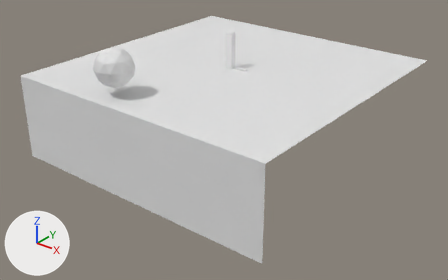
Two versions of the Blender file etc/level_blend_files/dungeon1_blockout.blend, one commit apart.
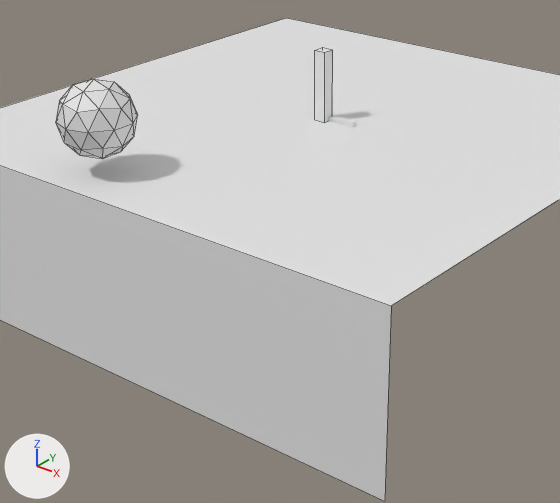
Old and new are each drawn whole from a camera (50 mm lens) standing at (19.85, -25.4, 11.24) and looking at (0.5, -1.21, -3.75) and again close up on the part from 14% to 79% of the width and 2% to 95% of the height. Arrows for +X, +Y and +Z are at lower left; the lights stay in place. The close-ups show mesh edges as thin lines.

The scene before the commit, as lines of its bpy script (objects in view):
```python
me_cube_001 = bpy.data.meshes.new('Cube.001')
me_cube_001.from_pydata(...)  # a box spanning x -0.18..0.18, y -0.18..0.18, z 0.0..2.0
me_icosphere = bpy.data.meshes.new('Icosphere')
me_icosphere.from_pydata(...)  # an icosphere of 80 faces spanning x 0.63..2.53, y -2.61..-0.61, z 0.89..2.89
me_plane = bpy.data.meshes.new('Plane')
me_plane.from_pydata([(-7.9, -7.9, 0.0), (7.9, -7.9, 0.0), (-7.9, 7.9, 0.0), (7.9, 7.9, 0.0), (-7.9, -7.9, -4.7), (7.9, -7.9, -4.7), (-7.9, 7.9, -4.7)], [], [(0, 1, 3, 2), (0, 4, 5, 1), (2, 6, 4, 0)])
ob_icosphere = bpy.data.objects.new('Icosphere', me_icosphere)
ob_icosphere.location = (-3.46, -5.0, -0.48)
ob_plane = bpy.data.objects.new('Plane', me_plane)
ob_plane.location = (0.0, 0.0, 0.0)
ob_playerref = bpy.data.objects.new('PlayerRef', me_cube_001)
ob_playerref.location = (0.0, 0.0, 0.0)
```
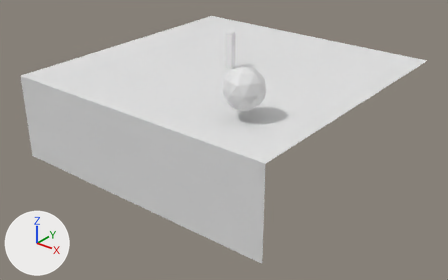
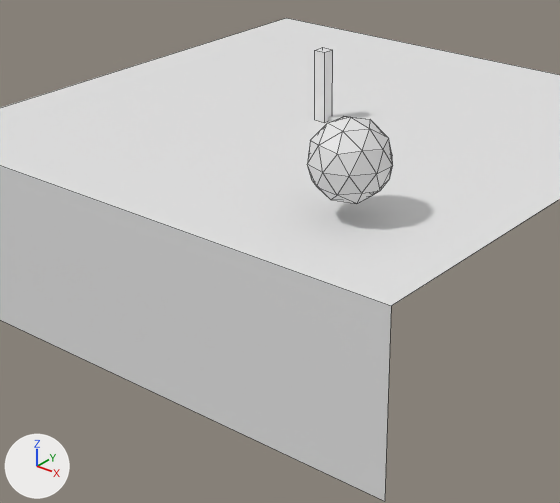
The change, as a diff of the scene's bpy script:
```diff
--- a/etc/level_blend_files/dungeon1_blockout.blend.py
+++ b/etc/level_blend_files/dungeon1_blockout.blend.py
@@ me_icosphere @@
 me_icosphere.from_pydata(...)  # 42 vertices, 80 faces; spans x 0.63..2.53, y -2.61..-0.61, z 0.89..2.89
 # used by ob_icosphere; location = (-3.46, -5.0, -0.48)
+# me_icosphere part 1: the whole mesh is moved by (3.07, -3.35, -0.48)
@@ ob_icosphere @@
 ob_icosphere = bpy.data.objects.new('Icosphere', me_icosphere)
-ob_icosphere.location = (-3.46, -5.0, -0.48)
+ob_icosphere.location = (0.0, 0.0, 0.0)
```

Location of each change, (x1, y1, x2, y2) in pixels of the close-ups (560 x 503 px):
'Icosphere', moved
    before: (56, 79, 138, 159)
    after: (307, 116, 393, 204)
